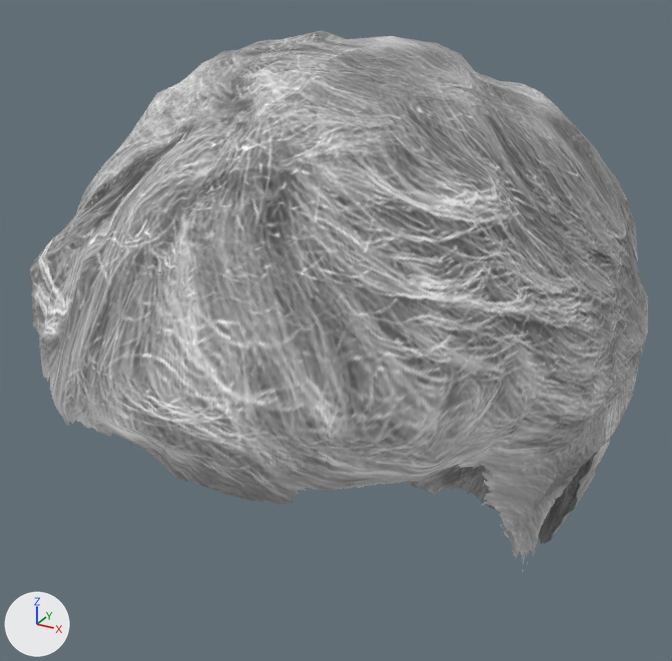
Before and after pictures for a commit that changed the glTF model assets/avatar/kit/hair.glb.
One viewpoint serves both versions: a 50 mm camera at (0.1341, -0.3097, 1.834) aimed at (-0.0073, -0.0527, 1.7055). Arrows for +X, +Y and +Z are at lower left; the lights stay in place. The older version comes first.

The first picture shows 'hair'.
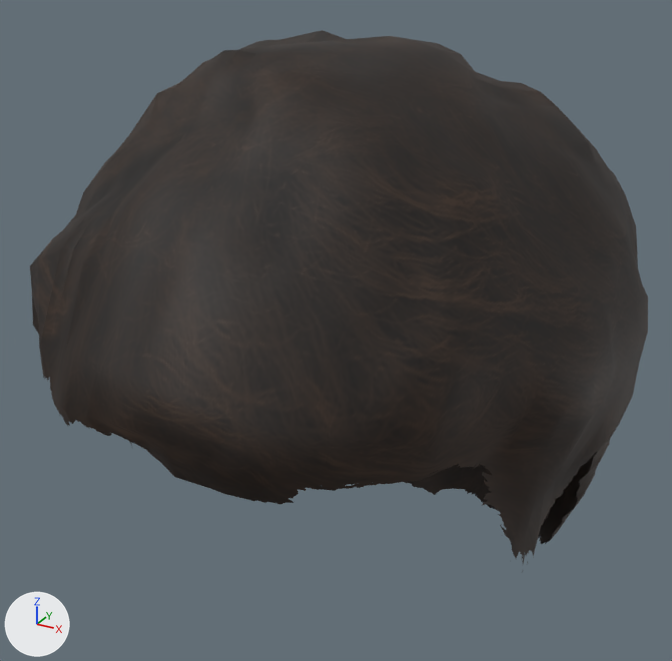
Pixel boxes [x1, y1, x2, y2] of what changed, in the pictures (672 x 661 px):
'hair', recoloured (grey to black)
    both: [30, 30, 648, 571]

Patch to the scene script:
```diff
--- a/assets/avatar/kit/hair.glb.py
+++ b/assets/avatar/kit/hair.glb.py
@@ mat_hair_short02 @@
 n3.operation = 'LESS_THAN'
+n5 = _N.new('ShaderNodeMix'); n5.name = 'Mix'
+n5.data_type = 'RGBA'
+n5.blend_type = 'MULTIPLY'
+n5.inputs[0].default_value = 1.0  # 'Factor'
+n5.inputs[7].default_value = (0.0432, 0.022, 0.0117, 1.0)  # 'B', brown #3b291c
 n4 = _N.new('ShaderNodeTexImage'); n4.name = 'Image Texture'
@@ mat_hair_short02 @@
 n0 = _N.new('ShaderNodeBsdfPrincipled'); n0.name = 'Principled BSDF'
 _L.new(n3.outputs[0], n2.inputs[1])  # 'Value' to 'Value'
-_L.new(n4.outputs[0], n0.inputs[0])  # 'Color' to 'Base Color'
 _L.new(n4.outputs[1], n3.inputs[0])  # 'Alpha' to 'Value'
+_L.new(n5.outputs[2], n0.inputs[0])  # 'Result' to 'Base Color'
+_L.new(n4.outputs[0], n5.inputs[6])  # 'Color' to 'A'
```
